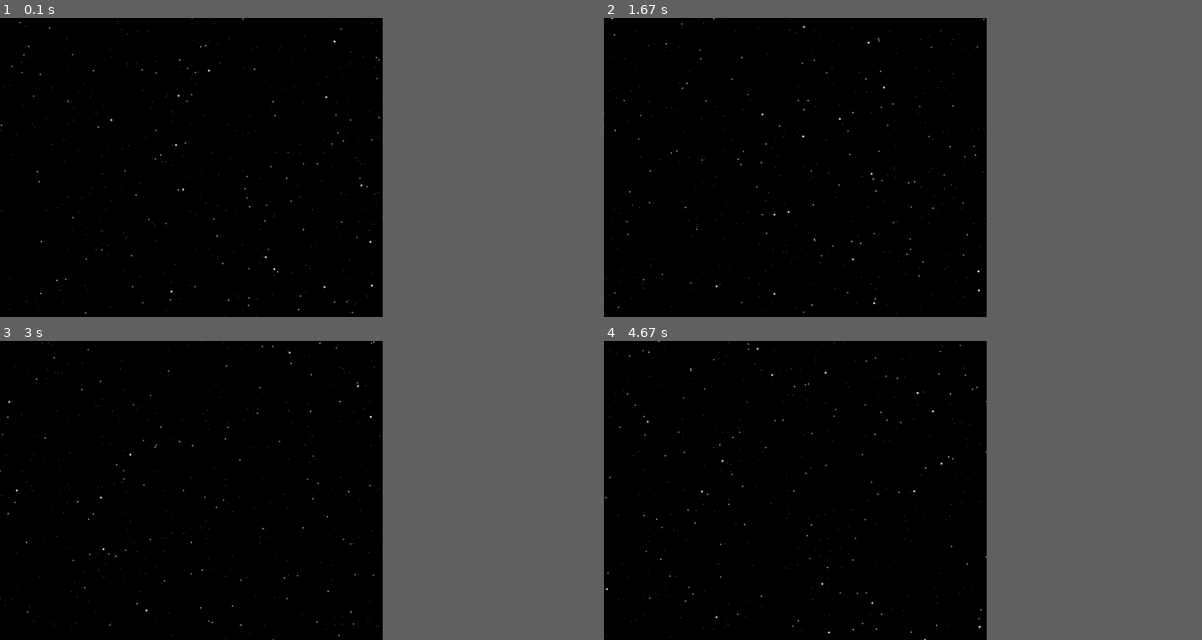
Above: before the commit, frames 1-4 (two rows, left to right).
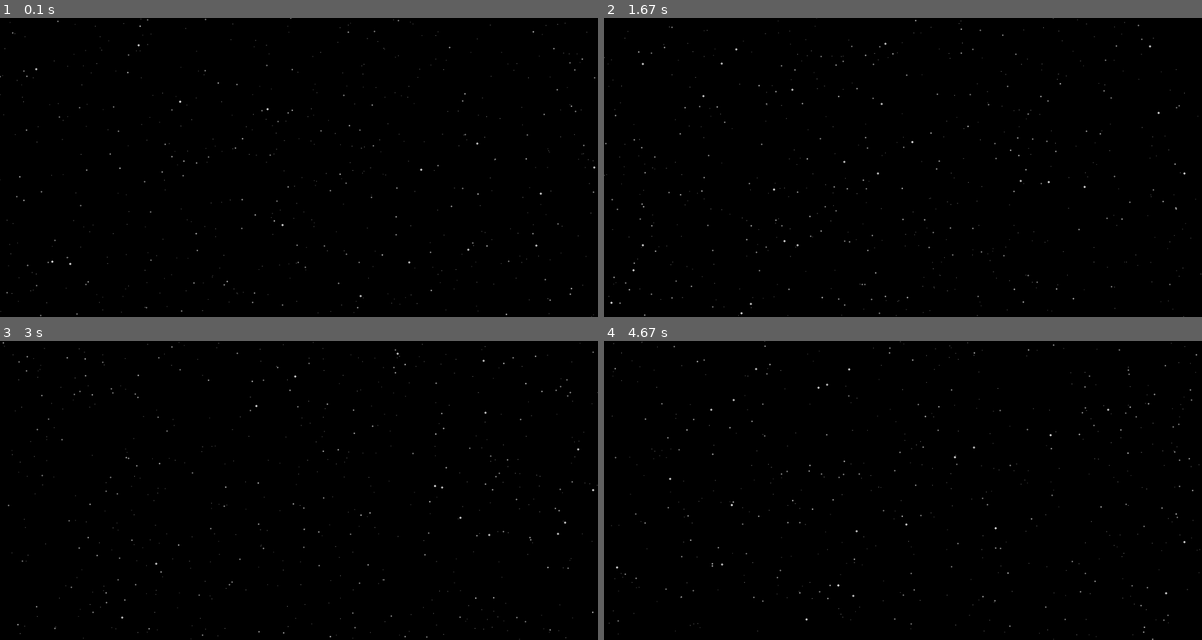
Above: after the commit, the same moments.

Repository: dicander/pygameStarfield
Game: pygame game, started from starfield.py
The game is run twice, just before and just after one commit, with the same random seed, the same clock (stepped at 60 frames per second) and the same inputs.
Inputs:
- Up to frame 1 (0.1 s): no input
- Up to frame 2 (1.67 s): tap Enter at 0.33 s
- Up to frame 3 (3 s): tap Enter every 0.33 s from 1.67 to 2.67 s
- Up to frame 4 (4.67 s): tap Enter every 0.33 s from 3 to 4.33 s
In our replay, the window is 576x450 before the commit and 900x450 after it. These sizes can differ from the game's own. Grey fills any space a smaller window leaves; there, only what the larger window draws over its background counts as a difference.

The runs differ from the first frame. In frame 1, 0.7% of the frame differs, in the area x 0-100%, y 0-100%; in frame 2, 0.8%; in frame 3, 0.7%; in frame 4, 0.8%.

Commit message:
Made the perspective correct.

Diff:
--- a/starfield.py
+++ b/starfield.py
@@ -3,6 +3,13 @@
 
 import pygame
 import random
+
+N_STARS = 30000
+WIDTH = 1600
+HEIGHT = 800
+MID_X = WIDTH // 2
+MID_Y = HEIGHT // 2
+
 
 # A class for a star. It has a position within a frustrum with coordinates between -1 and 1 (float)
 
@@ -22,25 +29,32 @@
 
 
 
+
+
 def main():
     pygame.init()
-    screen = pygame.display.set_mode((1024, 800))
+    screen = pygame.display.set_mode((WIDTH, HEIGHT))
     pygame.display.set_caption('Starfield')
     # Make the window visible
     clock = pygame.time.Clock()
     # Create a list of stars
     stars = []
-    for i in range(10000):
+    for i in range(N_STARS):
         x = random.uniform(-1, 1)
         y = random.uniform(-1, 1)
         z = random.uniform(0, 1)
         stars.append(Star(x, y, z))
+    speed = 0.02
 
-    speed = 0.01
+
+
     while True:
         for event in pygame.event.get():
             if event.type == pygame.QUIT:
                 return
+            if event.type == pygame.KEYDOWN:
+                if event.key == pygame.K_ESCAPE:
+                    return
 
         screen.fill((0, 0, 0))
         # Draw the stars, perspective correct
@@ -49,8 +63,8 @@
             x = star.x / star.z
             y = star.y / star.z
             # Scale the stars to the screen
-            x = int(x * 1024) + 512
-            y = int(y * 800) + 400
+            x = int(x * WIDTH) + MID_X
+            y = int(y * WIDTH) + MID_Y
             # Draw the star
             # Calculate greyscale based on z
             greyscale = int((1-star.z)*255)
